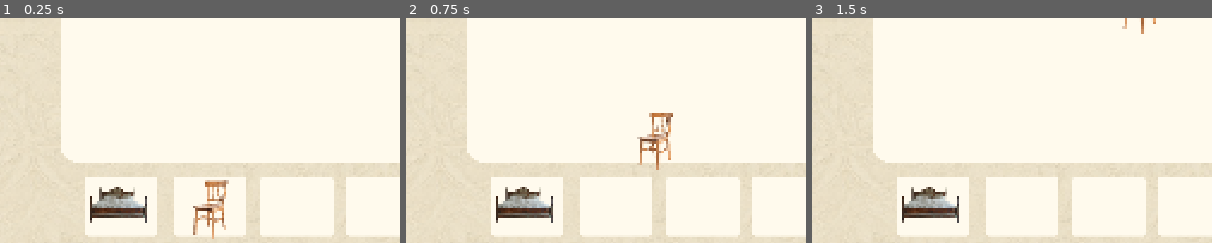
Above: before the commit, frames 1-3 (left to right).
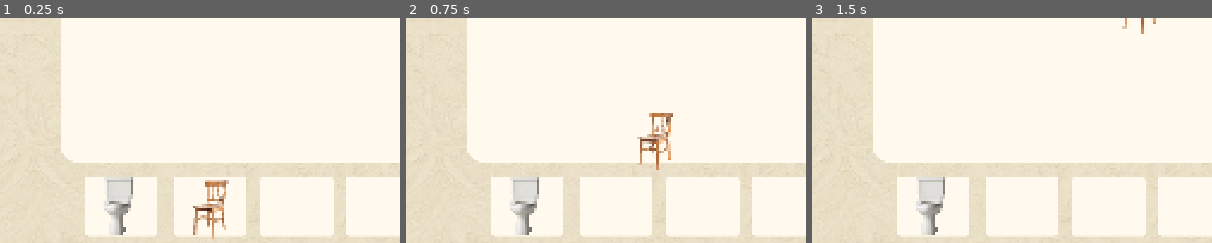
Above: after the commit, the same moments.

Repository: wgold152/hackathon
Game: Godot game, scene res://scenes/main.tscn
The game is run twice, just before and just after one commit, with the same random seed, the same clock (stepped at 60 frames per second) and the same inputs. Before the commit the project has no main scene; this scene is started directly in both runs.
Inputs (mouse positions are % of the whole screen's width and height, from its top left):
- Up to frame 1 (0.25 s): no input
- Up to frame 2 (0.75 s): tap Enter at 0.5 s; drag from (45, 74) to (60, 28) at 0.52 s
- Up to frame 3 (1.5 s): tap Space at 1.25 s; drag from (30, 55) to (60, 28) at 1.27 s
The pictures show only the part of the screen within x 19-69%, y 31-81%; the shares and areas given below are measured in that part.

The runs differ from the first frame. In frame 1, 2.0% of the frame differs, in the area x 22-37%, y 70-97%; in frame 2, 2.0%; in frame 3, 2.0%.

Commit message:
all furniture added

Diff:
--- a/project.godot
+++ b/project.godot
@@ -11,6 +11,7 @@
 [application]
 
 config/name="Revitalizing_Room"
+run/main_scene="uid://cwi73dse6xird"
 config/features=PackedStringArray("4.7", "Forward Plus")
 config/icon="res://sprites/icon.svg"
 
@@ -18,6 +19,7 @@
 
 window/size/viewport_width=1920
 window/size/viewport_height=1080
+window/size/mode=3
 window/stretch/mode="canvas_items"
 window/stretch/aspect="expand"
 
--- /dev/null
+++ b/scenes/furniture/glass_table.tscn
@@ -0,0 +1,17 @@
+[gd_scene format=3 uid="uid://cik48k8dcq884"]
+
+[ext_resource type="Script" uid="uid://bphlf2pm3q8l8" path="res://scripts/furniture.gd" id="1_mhli4"]
+[ext_resource type="Texture2D" uid="uid://bvjxpvetp2gei" path="res://sprites/glass_table.png" id="2_2bo16"]
+
+[sub_resource type="RectangleShape2D" id="RectangleShape2D_hk511"]
+size = Vector2(145, 120)
+
+[node name="GlassTable" type="Area2D" unique_id=1121474194]
+script = ExtResource("1_mhli4")
+
+[node name="Sprite2D" type="Sprite2D" parent="." unique_id=940353369]
+texture = ExtResource("2_2bo16")
+
+[node name="CollisionShape2D" type="CollisionShape2D" parent="." unique_id=482136790]
+position = Vector2(0, 12)
+shape = SubResource("RectangleShape2D_hk511")
--- /dev/null
+++ b/scenes/furniture/padded_chair.tscn
@@ -0,0 +1,15 @@
+[gd_scene format=3 uid="uid://bxjxfpd1j14pm"]
+
+[ext_resource type="Texture2D" uid="uid://dlsxwef44ue40" path="res://sprites/padded_chair.png" id="1_lejqs"]
+
+[sub_resource type="RectangleShape2D" id="RectangleShape2D_hk511"]
+size = Vector2(100, 145)
+
+[node name="PaddedChair" type="Area2D" unique_id=2031021918]
+
+[node name="Sprite2D" type="Sprite2D" parent="." unique_id=1170248780]
+texture = ExtResource("1_lejqs")
+
+[node name="CollisionShape2D" type="CollisionShape2D" parent="." unique_id=1089814165]
+position = Vector2(5, 0)
+shape = SubResource("RectangleShape2D_hk511")
--- /dev/null
+++ b/scenes/furniture/toilet.tscn
@@ -0,0 +1,20 @@
+[gd_scene format=3 uid="uid://bxqc5hvmhings"]
+
+[ext_resource type="Script" uid="uid://bphlf2pm3q8l8" path="res://scripts/furniture.gd" id="1_gdirl"]
+[ext_resource type="Texture2D" uid="uid://cbhofxmdboh20" path="res://sprites/toilet.png" id="1_no8sw"]
+[ext_resource type="AudioStream" uid="uid://8pe7eoabmel1" path="res://audio/sound_effects/toilet_flush.mp3" id="2_gdirl"]
+
+[sub_resource type="RectangleShape2D" id="RectangleShape2D_hk511"]
+size = Vector2(75, 145)
+
+[node name="Toilet" type="Area2D" unique_id=118146050]
+script = ExtResource("1_gdirl")
+
+[node name="Sprite2D" type="Sprite2D" parent="." unique_id=52362038]
+texture = ExtResource("1_no8sw")
+
+[node name="CollisionShape2D" type="CollisionShape2D" parent="." unique_id=1669721270]
+shape = SubResource("RectangleShape2D_hk511")
+
+[node name="AudioStreamPlayer2D" type="AudioStreamPlayer2D" parent="." unique_id=626109556]
+stream = ExtResource("2_gdirl")
--- /dev/null
+++ b/scenes/furniture/wooden_bed.tscn
@@ -0,0 +1,17 @@
+[gd_scene format=3 uid="uid://rl188j0m1xm8"]
+
+[ext_resource type="Script" uid="uid://bphlf2pm3q8l8" path="res://scripts/furniture.gd" id="1_mj43k"]
+[ext_resource type="Texture2D" uid="uid://bnq8x3x4q5xrw" path="res://sprites/wooden_bed.png" id="2_pvn1b"]
+
+[sub_resource type="RectangleShape2D" id="RectangleShape2D_hk511"]
+size = Vector2(145, 100)
+
+[node name="WoodenBed" type="Area2D" unique_id=395229060]
+script = ExtResource("1_mj43k")
+
+[node name="Sprite2D" type="Sprite2D" parent="." unique_id=279698579]
+texture = ExtResource("2_pvn1b")
+
+[node name="CollisionShape2D" type="CollisionShape2D" parent="." unique_id=666651186]
+position = Vector2(0, 6)
+shape = SubResource("RectangleShape2D_hk511")
--- a/scenes/furniture/chair.tscn
+++ b/scenes/furniture/wooden_chair.tscn
@@ -6,7 +6,7 @@
 [sub_resource type="RectangleShape2D" id="RectangleShape2D_ntio1"]
 size = Vector2(85, 145)
 
-[node name="Chair" type="Area2D" unique_id=1491436941]
+[node name="WoodenChair" type="Area2D" unique_id=1491436941]
 script = ExtResource("1_b53fd")
 
 [node name="WoodenChair" type="Sprite2D" parent="." unique_id=1736649351]
--- /dev/null
+++ b/scenes/furniture/wooden_table.tscn
@@ -0,0 +1,17 @@
+[gd_scene format=3 uid="uid://jvm0ina10wn1"]
+
+[ext_resource type="Texture2D" uid="uid://ce152ilocjqqf" path="res://sprites/wooden_table.png" id="1_lgt2r"]
+[ext_resource type="Script" uid="uid://bphlf2pm3q8l8" path="res://scripts/furniture.gd" id="1_yd8dh"]
+
+[sub_resource type="RectangleShape2D" id="RectangleShape2D_hk511"]
+size = Vector2(145, 85)
+
+[node name="WoodenTable" type="Area2D" unique_id=1990066293]
+script = ExtResource("1_yd8dh")
+
+[node name="Sprite2D" type="Sprite2D" parent="." unique_id=1323703010]
+texture = ExtResource("1_lgt2r")
+
+[node name="CollisionShape2D" type="CollisionShape2D" parent="." unique_id=2059407678]
+position = Vector2(0, 12)
+shape = SubResource("RectangleShape2D_hk511")
--- a/scenes/main.tscn
+++ b/scenes/main.tscn
@@ -1,12 +1,14 @@
-[gd_scene format=3 uid="uid://c1cxlrsl4brn2"]
+[gd_scene format=3 uid="uid://cwi73dse6xird"]
 
 [ext_resource type="Texture2D" uid="uid://b04exqwwlvqij" path="res://sprites/background.png" id="1_sugp2"]
+[ext_resource type="Script" uid="uid://dtq686xc4nugn" path="res://scripts/turns.gd" id="1_tefeu"]
 [ext_resource type="Texture2D" uid="uid://j56v83ic8207" path="res://sprites/furniture_windows.png" id="2_jyhfs"]
 [ext_resource type="Texture2D" uid="uid://cf48ckbq07wpb" path="res://sprites/room_window.png" id="3_tbgi4"]
-[ext_resource type="PackedScene" uid="uid://b3qwexkr7jw31" path="res://scenes/furniture/chair.tscn" id="4_tbgi4"]
-[ext_resource type="PackedScene" uid="uid://bvttqji7eh20o" path="res://scenes/furniture/bed.tscn" id="4_tefeu"]
+[ext_resource type="PackedScene" uid="uid://b3qwexkr7jw31" path="res://scenes/furniture/wooden_chair.tscn" id="4_tbgi4"]
+[ext_resource type="PackedScene" uid="uid://bxqc5hvmhings" path="res://scenes/furniture/toilet.tscn" id="4_tefeu"]
 
 [node name="main" type="Node" unique_id=1407008599]
+script = ExtResource("1_tefeu")
 
 [node name="Camera2D" type="Camera2D" parent="." unique_id=307183013]
 anchor_mode = 0
@@ -23,7 +25,7 @@
 position = Vector2(960, 540)
 texture = ExtResource("3_tbgi4")
 
-[node name="Bed" parent="." unique_id=851722151 instance=ExtResource("4_tefeu")]
+[node name="Toilet" parent="." unique_id=851722151 instance=ExtResource("4_tefeu")]
 position = Vector2(649, 785)
 
 [node name="Chair" parent="." unique_id=1491436941 instance=ExtResource("4_tbgi4")]
--- a/scripts/furniture.gd
+++ b/scripts/furniture.gd
@@ -11,6 +11,8 @@
 func drag(_viewport, event : InputEvent, _idx) -> void:
 	if (event is InputEventMouseButton):
 		dragging = event.pressed
+		if (!event.pressed and has_node("AudioStreamPlayer2D")):
+			get_node("AudioStreamPlayer2D").play()
 
 # Called every frame. 'delta' is the elapsed time since the previous frame.
 func _process(_delta: float) -> void:
--- a/scripts/furniture_button.gd
+++ /dev/null
@@ -1,12 +0,0 @@
-extends TextureButton
-
-@export var furniture : PackedScene
-@export var price := 300
-var player
-
-# Called when the node enters the scene tree for the first time.
-func _ready() -> void:
-	pressed.connect(purchase)
-
-func purchase() -> void:
-	if (player.money >= price):
Not shown, removed: Sound_Effects/Toilet Flushing Sound.mp3.import
Not shown, added: audio/sound_effects/toilet_flush.mp3.import
Not shown, removed: scripts/furniture_button.gd.uid
Not shown, added: audio/sound_effects/toilet_flush.mp3
